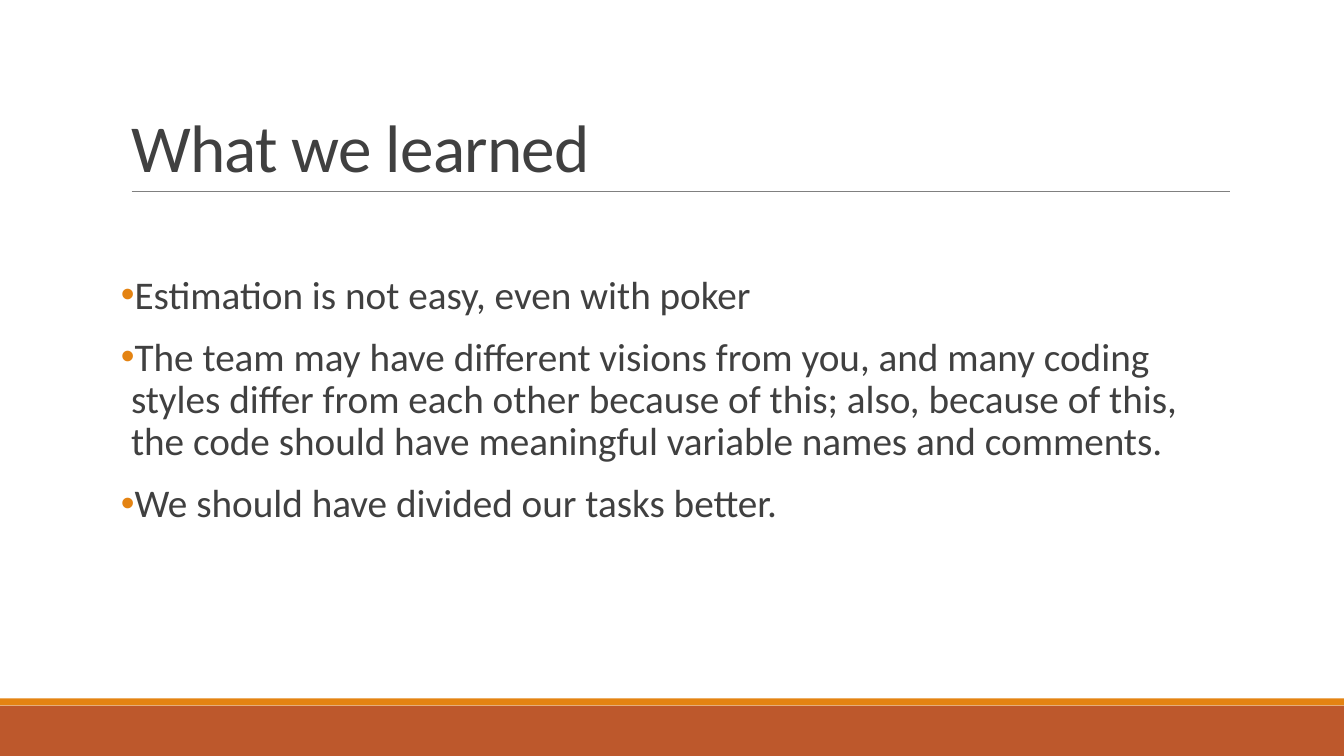
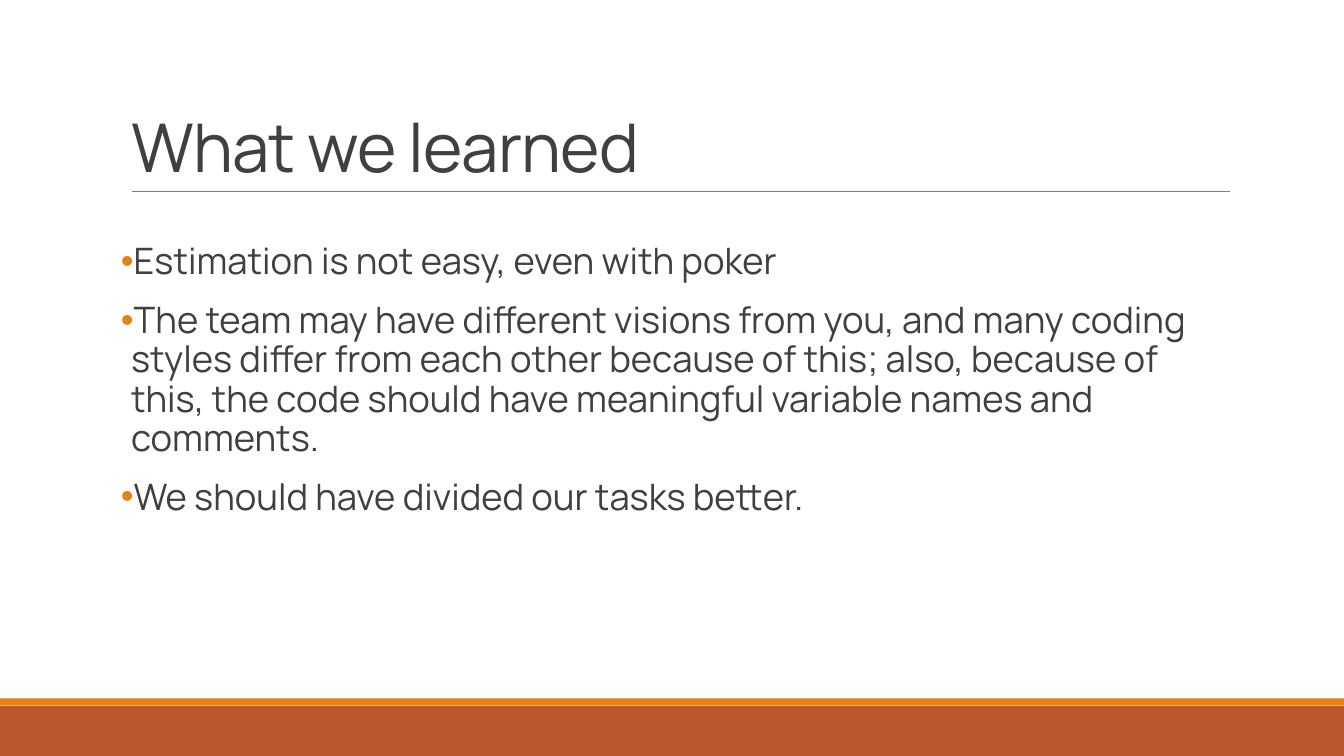
Before and after one commit to ThePseudo/GroupA_SE2_2019, a slide deck: slide 7 of sprint_retrospective.pptx. Drawn at 1344x756 pixels with LibreOffice and Linux fonts; fonts in the diff are those of the drawing. Boxes give left, top, right and bottom in pixels: in the first picture for what was removed or moved away, otherwise in the second. Text is boxed around its words. In the diff, an @@ line names an element or a change of style, - is before the commit and + after.

```diff
--- a/sprint_retrospective.pptx
+++ b/sprint_retrospective.pptx
@@ title "What we learned" at bbox=[131, 122, 639, 173]: font Calibri to Manrope @@
@@ text "Estimation is not easy, even ..." at bbox=[131, 247, 1185, 511]: size 28 to 26 pt, font Calibri to Manrope @@
```
Also in this commit, not shown: 7 other slides changed.
